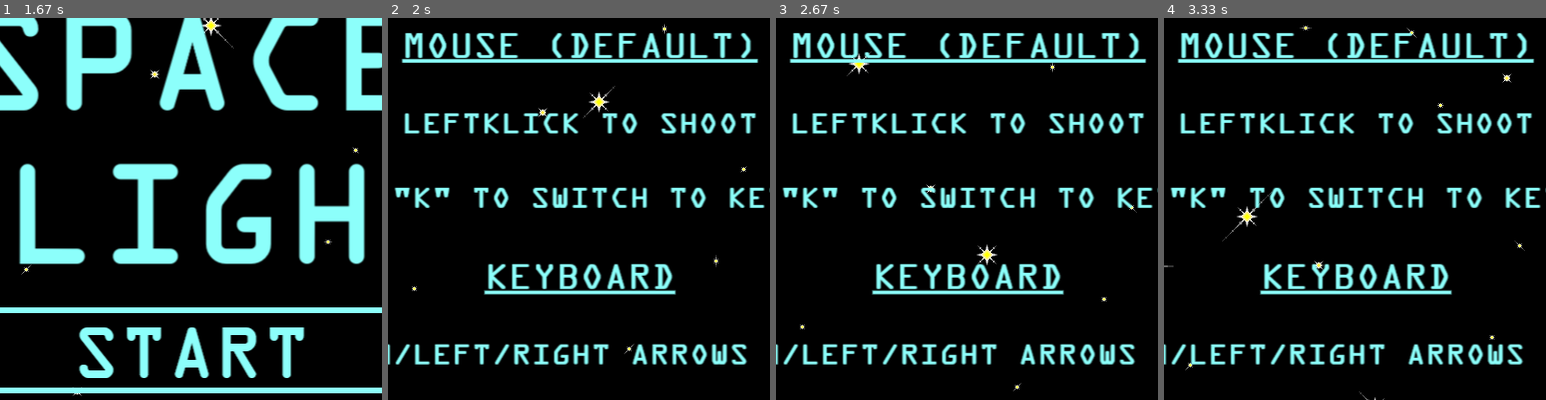
Above: before the commit, frames 1-4 (left to right).
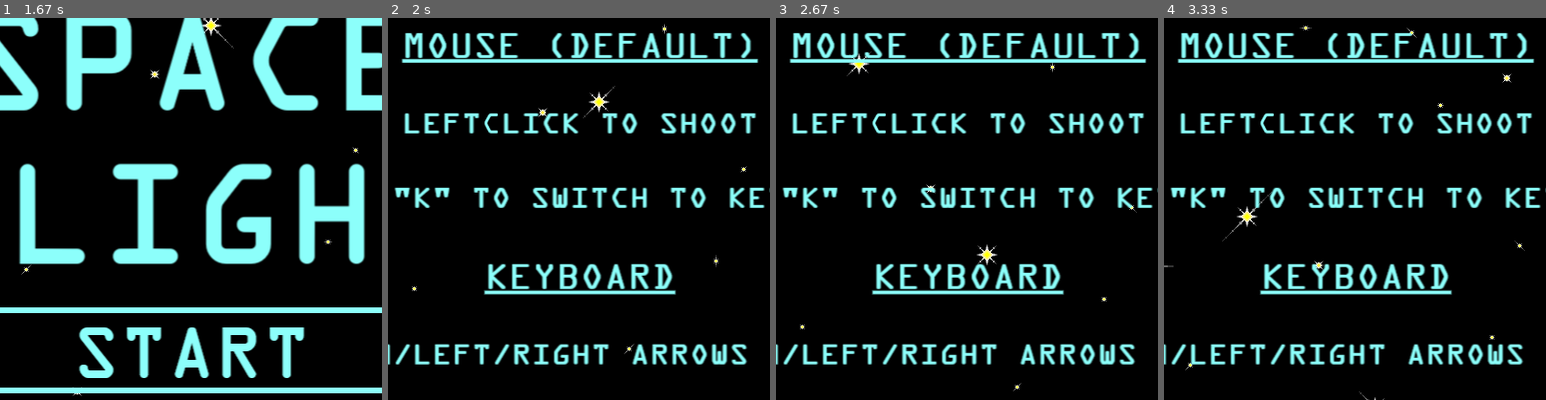
Above: after the commit, the same moments.

Repository: herbal1st/space-flight-pygame
Game: pygame game, started from main.py
Two runs of this game, one before a commit and one after it. Both use one fixed random seed, a clock stepped at 60 frames per second and the inputs below.
Inputs (mouse positions are % of the whole screen's width and height, from its top left):
- Up to frame 1 (1.67 s): click (50, 75) at 0.38 s; click (5, 46) at 0.72 s; click (95, 46) at 1.05 s; click (50, 86) at 1.38 s
- Up to frame 2 (2 s): click (51, 61) at 1.72 s
- Up to frame 3 (2.67 s): no input
- Up to frame 4 (3.33 s): no input
The pictures show only the part of the screen within x 25-75%, y 5-55%; the shares and areas given below are measured in that part.

Frame 1 is identical in both runs. In frame 2, 0.2% of the frame differs, in the area x 25-30%, y 24-31%; in frame 3, 0.2%; in frame 4, 0.2%.

Commit message:
Fix highscore render stutter and minor asset typos
- Optimized the Highscores class by pre-loading title image assets during
  initialization. This eliminates frame-rate stutter caused by loading
  image files from disk on every frame in the animations draw loop.
- Resolved a syntax concatenation typo in the legal_letters tuple
  where "Q," "W" evaluated as a single string "Q,W". This fixes the
  omission of the letter "W" and blocks comma inputs during highscore
  name entry.
- Corrected a spelling error in the controls page graphic asset,
  changing "leftklick" to "leftclick" to match standard spelling.

Diff:
--- a/main.py
+++ b/main.py
@@ -111,8 +111,12 @@
         self.left_clicked = False
         self.right_clicked = False
 
-        self.image = pygame.image.load(os.path.join(os.getcwd(), "graphics", "artwork", f"{self.show} title.png"))\
-            .convert_alpha()
+        self.title_images = {
+            "easy": pygame.image.load(os.path.join(os.getcwd(), "graphics", "artwork", "easy title.png")).convert_alpha(),
+            "medium": pygame.image.load(os.path.join(os.getcwd(), "graphics", "artwork", "medium title.png")).convert_alpha(),
+            "hard": pygame.image.load(os.path.join(os.getcwd(), "graphics", "artwork", "hard title.png")).convert_alpha()
+        }
+        self.image = self.title_images[self.show]
         self.rect = self.image.get_rect(topleft=(screen_width / 2 - self.image.get_width() / 2, 25))
 
         self.arrow_left = pygame.image.load(os.path.join(os.getcwd(), "graphics", "artwork", "arrow left.png"))\
@@ -132,10 +136,6 @@
         self.scores = score_list_formatter.split()
 
     def animations(self):
-        self.image = pygame.image.load(os.path.join(os.getcwd(), "graphics", "artwork", f"{self.show} title.png"))\
-            .convert_alpha()
-        self.rect = self.image.get_rect(topleft=(screen_width / 2 - self.image.get_width() / 2, 25))
-
         if self.show == "medium" or self.show == "hard":
             screen.blit(self.arrow_left, (0, 300))
         if self.show == "medium" or self.show == "easy":
@@ -192,6 +192,9 @@
             start_menu.add(StartingScreen())
 
     def change_site(self):
+        self.image = self.title_images[self.show]
+        self.rect = self.image.get_rect(topleft=(screen_width / 2 - self.image.get_width() / 2, 25))
+
         highscore_name = open(os.path.join(os.getcwd(), "highscores", f"{self.show} names.txt"), "r")
         name_list_reader = highscore_name.readlines()
         name_list_formatter = "".join(name_list_reader)
@@ -1238,7 +1241,7 @@
 difficulty = medium
 player_name = ""
 legal_letters = ("1", "2", "3", "4", "5", "6", "7", "8", "9", "0",
-                 "Q," "W", "E", "R", "T", "Z", "U", "I", "O", "P",
+                 "Q", "W", "E", "R", "T", "Z", "U", "I", "O", "P",
                  "A", "S", "D", "F", "G", "H", "J", "K", "L",
                  "Y", "X", "C", "V", "B", "N", "M")
 
Binary file changed: graphics/artwork/controls page.png
